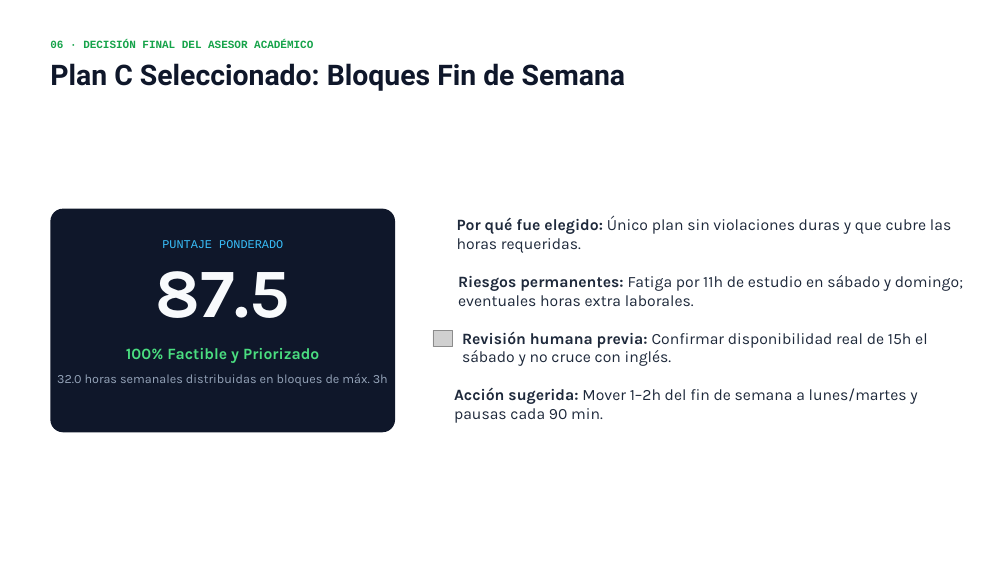
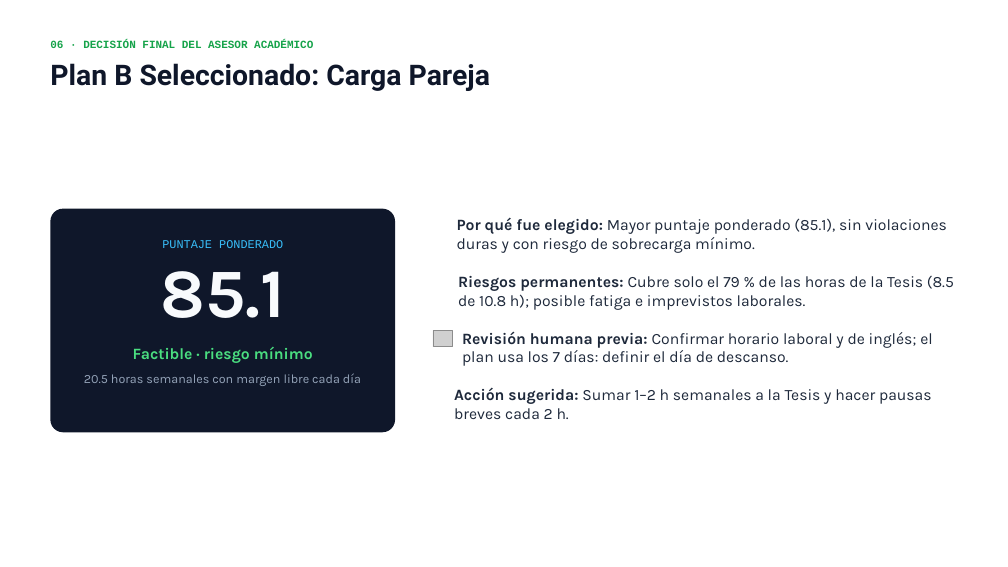
Before and after one commit to ByJuanDiego/Hackaton-7, a slide deck: slide 7 of Planificador_de_Estudio_Multi-Agente.pptx. Drawn at 1008x567 pixels with LibreOffice and Linux fonts; fonts in the diff are those of the drawing; grey boxes stand for pictures; background and template pictures are left out. Boxes give left, top, right and bottom in pixels: in the first picture for what was removed or moved away, otherwise in the second. Text is boxed around its words. In the diff, an @@ line names an element or a change of style, - is before the commit and + after.

```diff
--- a/Planificador_de_Estudio_Multi-Agente.pptx
+++ b/Planificador_de_Estudio_Multi-Agente.pptx
@@ text at [50,63,490,91]: text changed @@
-Plan C Seleccionado: Bloques Fin de Semana
+Plan B Seleccionado: Carga Pareja
@@ text at [457,218,947,253]: text changed @@
-Por qué fue elegido: Único plan sin violaciones duras y que cubre las horas requeridas.
+Por qué fue elegido: Mayor puntaje ponderado (85.1), sin violaciones duras y con riesgo de sobrecarga mínimo.
@@ text at [160,271,285,318]: text changed @@
-87.5
+85.1
@@ text at [458,276,954,310]: text changed @@
-Riesgos permanentes: Fatiga por 11h de estudio en sábado y domingo; eventuales horas extra laborales.
+Riesgos permanentes: Cubre solo el 79 % de las horas de la Tesis (8.5 de 10.8 h); posible fatiga e imprevistos laborales.
@@ text at [133,347,313,363]: text changed @@
-100% Factible y Priorizado
+Factible · riesgo mínimo
@@ text at [462,331,932,366]: text changed @@
-Revisión humana previa: Confirmar disponibilidad real de 15h el sábado y no cruce con inglés.
+Revisión humana previa: Confirmar horario laboral y de inglés; el plan usa los 7 días: definir el día de descanso.
@@ text at [84,373,361,386]: text changed @@
-32.0 horas semanales distribuidas en bloques de máx. 3h
+20.5 horas semanales con margen libre cada día
@@ text at [454,388,932,419]: text changed @@
-Acción sugerida: Mover 1–2h del fin de semana a lunes/martes y pausas cada 90 min.
+Acción sugerida: Sumar 1–2 h semanales a la Tesis y hacer pausas breves cada 2 h.
```
Also in this commit, not shown: 5 other slides changed, 3 other files.
